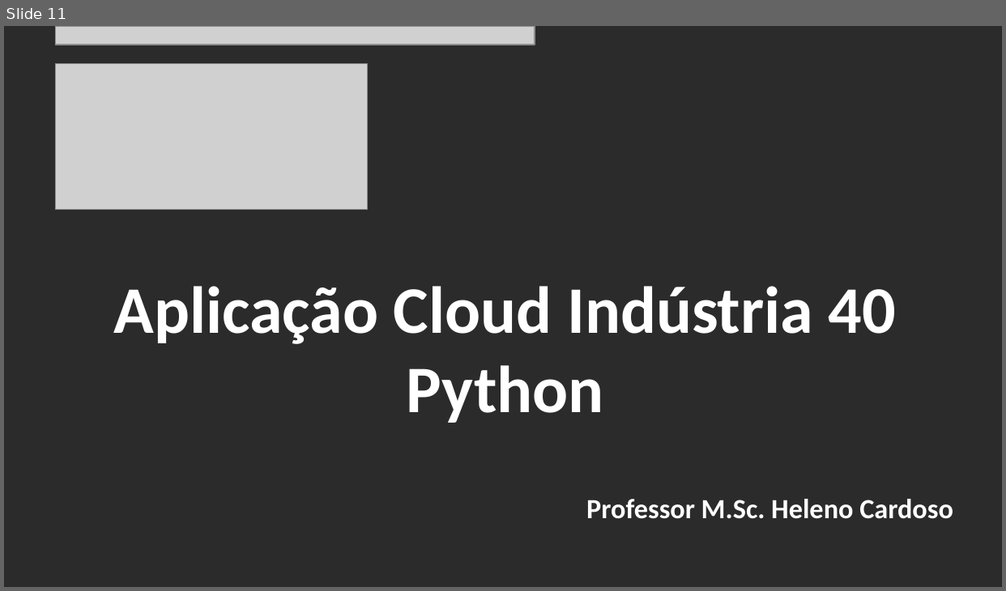
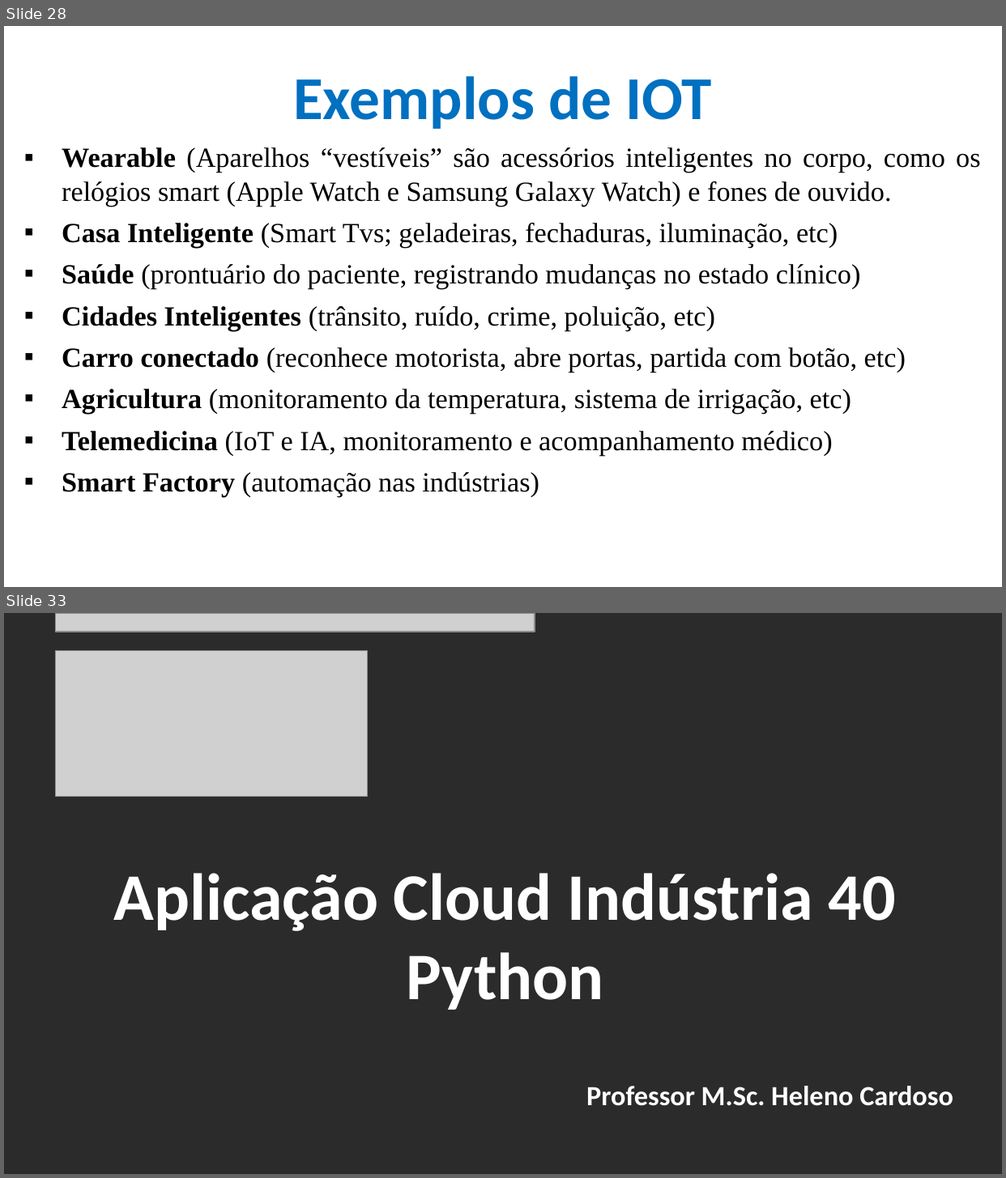
Before and after one commit to CloudEducationBrazil/WydenArea1AplicacaoCloudIndustria40Python, a slide deck: 01 Classes/Aula 02 - Aplicação Cloud Indústria 40 Python.pptx. Shown one above the other, each under a label of ours: slide 11 before the commit, slides 28 and 33 after it; the slides between them are not shown. The pictures are 1006x591 and 1006x1178 pixels, drawn with LibreOffice and Linux fonts; fonts in the diff are those of the drawing; grey boxes stand for pictures; background and template pictures are left out; a plain dark background stands for a picture behind light text. Boxes give left, top, right and bottom in pixels: in the first picture for what was removed or moved away, otherwise in the second. Text is boxed around its words. In the diff, an @@ line names an element or a change of style, - is before the commit and + after.

Commit message:
aula 02 Cloud Indústria 4.0 IoT Python 13032023

```diff
--- a/01 Classes/Aula 02 - Aplicação Cloud Indústria 40 Python.pptx
+++ b/01 Classes/Aula 02 - Aplicação Cloud Indústria 40 Python.pptx
@@ slide 28 added at (x1=4, y1=26, x2=1002, y2=587), background picture (left out) @@
@@ title added at (x1=293, y1=76, x2=712, y2=129), 44 pt, text #0070C0, bold @@
+Exemplos de IOT
@@ text added at (x1=62, y1=148, x2=980, y2=497), 20 pt, text #000000 @@
+▪ Wearable (Aparelhos “vestíveis” são acessórios inteligentes no corpo, como os relógios smart (Apple Watch e Samsung Galaxy Watch) e fones de ouvido.
+▪ Casa Inteligente (Smart Tvs; geladeiras, fechaduras, iluminação, etc)
+▪ Saúde (prontuário do paciente, registrando mudanças no estado clínico)
+▪ Cidades Inteligentes (trânsito, ruído, crime, poluição, etc)
+▪ Carro conectado (reconhece motorista, abre portas, partida com botão, etc)
+▪ Agricultura (monitoramento da temperatura, sistema de irrigação, etc)
+▪ Telemedicina (IoT e IA, monitoramento e acompanhamento médico)
+▪ Smart Factory (automação nas indústrias)
@@ what was slide 11 is now slide 33 @@
```
Also in this commit, not shown: 8 slides changed, 21 other slides added, 2 other files.
